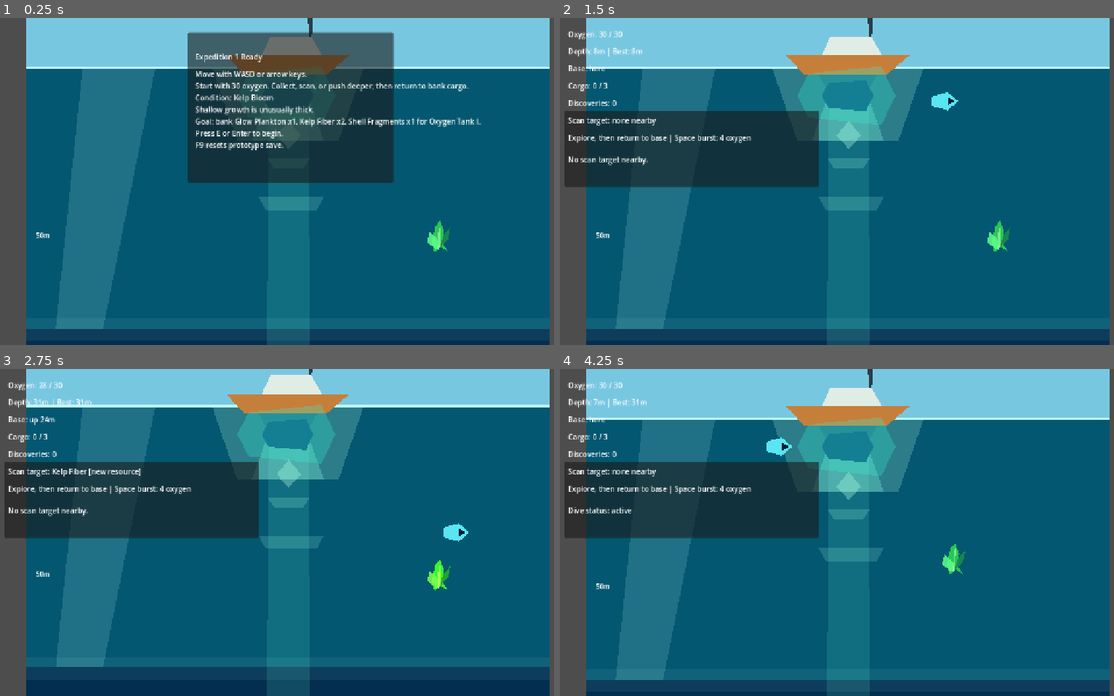
Above: before the commit, frames 1-4 (two rows, left to right).
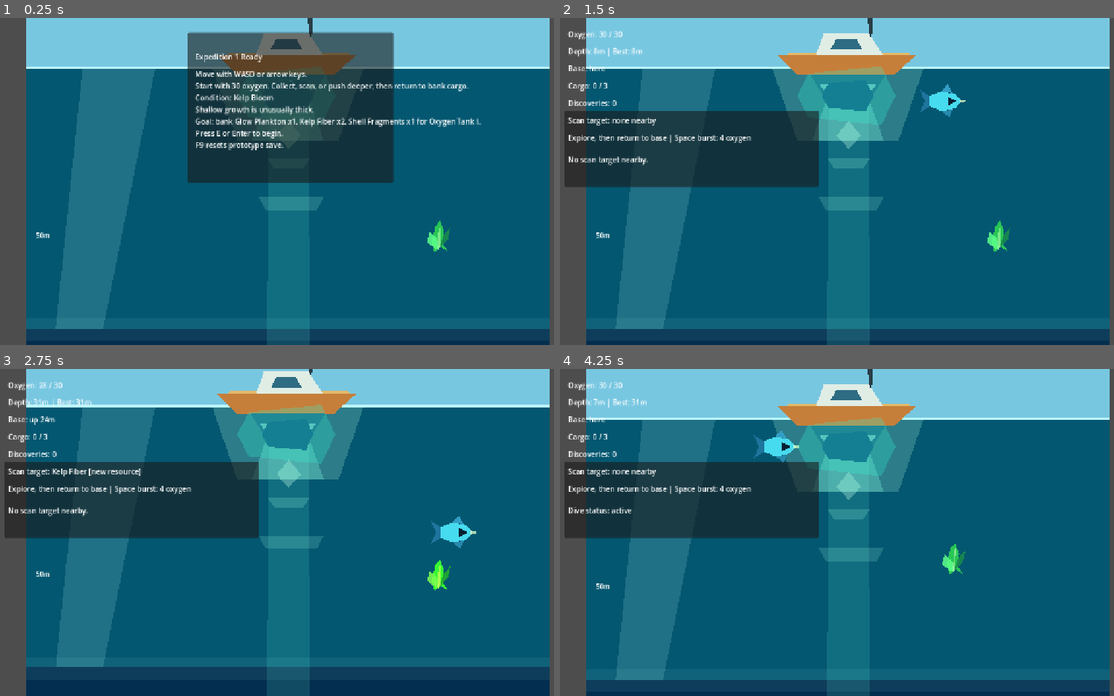
Above: after the commit, the same moments.

Repository: joeypshell/OceanGame
Game: Godot game, scene res://scenes/Main.tscn
Two runs of this game, one before a commit and one after it. Both use one fixed random seed, a clock stepped at 60 frames per second and the inputs below.
Inputs:
- Up to frame 1 (0.25 s): no input
- Up to frame 2 (1.5 s): tap Enter at 0.5 s; hold D (move_right) 0.53-1.28 s; tap E (interact) at 0.6 s; hold S (move_down) from 1.28 s (still down); tap F (scan) at 1.35 s
- Up to frame 3 (2.75 s): release S (move_down) at 2.03 s; hold D (move_right) from 2.03 s (still down); tap E (interact) at 2.1 s
- Up to frame 4 (4.25 s): release D (move_right) at 2.78 s; hold Space (burst_thruster) 2.78-3.53 s; tap F (scan) at 2.85 s; tap R (restart_dive) at 3.5 s; hold A (move_left) from 3.53 s (still down); tap E (interact) at 3.6 s

The runs differ from the first frame. In frame 1, 0.5% of the frame differs, in the area x 39-65%, y 4-18%; in frame 2, 0.8%; in frame 3, 0.9%, in the area x 39-86%, y 0-55%; in frame 4, 0.8%.

Commit message:
Resolve #147 improve player and base silhouettes

Diff:
--- a/scenes/Main.tscn
+++ b/scenes/Main.tscn
@@ -440,17 +440,29 @@
 color = Color(0.98, 1, 0.58, 0.9)
 polygon = PackedVector2Array(40, -122, 70, -122, 82, -102, 28, -102)
 
+[node name="DeckLine" type="Polygon2D" parent="SurfaceBaseArt"]
+color = Color(0.94, 0.72, 0.36, 0.9)
+polygon = PackedVector2Array(-142, -8, 148, -8, 154, 0, -150, 0)
+
 [node name="BoatHull" type="Polygon2D" parent="SurfaceBaseArt"]
 color = Color(0.78, 0.5, 0.23, 1)
-polygon = PackedVector2Array(-150, 0, 150, 0, 96, 46, -108, 46)
+polygon = PackedVector2Array(-174, -2, 168, -2, 112, 48, -124, 48)
 
 [node name="Cabin" type="Polygon2D" parent="SurfaceBaseArt"]
 color = Color(0.88, 0.93, 0.9, 1)
-polygon = PackedVector2Array(-42, -48, 56, -48, 84, 0, -64, 0)
+polygon = PackedVector2Array(-58, -56, 50, -56, 86, -2, -78, -2)
+
+[node name="CabinWindow" type="Polygon2D" parent="SurfaceBaseArt"]
+color = Color(0.12, 0.38, 0.48, 0.92)
+polygon = PackedVector2Array(-28, -42, 20, -42, 34, -16, -42, -16)
 
 [node name="LabMoonpool" type="Polygon2D" parent="SurfaceBaseArt"]
-color = Color(0.14, 0.42, 0.52, 1)
-polygon = PackedVector2Array(-72, 46, 72, 46, 44, 96, -44, 96)
+color = Color(0.1, 0.38, 0.5, 1)
+polygon = PackedVector2Array(-92, 46, 92, 46, 58, 102, -58, 102)
+
+[node name="MoonpoolRim" type="Polygon2D" parent="SurfaceBaseArt"]
+color = Color(0.62, 1, 0.92, 0.54)
+polygon = PackedVector2Array(-70, 70, 70, 70, 56, 88, -56, 88)
 
 [node name="MoonpoolLight" type="Polygon2D" parent="SurfaceBaseArt"]
 color = Color(0.52, 1, 0.88, 0.3)
@@ -469,6 +481,10 @@
 [node name="BaseCore" type="Polygon2D" parent="BaseZone"]
 color = Color(0.08, 0.5, 0.58, 1)
 polygon = PackedVector2Array(-48, -30, 44, -38, 62, 0, 44, 38, -48, 30, -64, 0)
+
+[node name="DockRim" type="Polygon2D" parent="BaseZone"]
+color = Color(0.7, 1, 0.92, 0.42)
+polygon = PackedVector2Array(-76, -42, 76, -42, 94, -18, -92, -18, -92, 18, 94, 18, 76, 42, -76, 42)
 
 [node name="CollisionShape2D" type="CollisionShape2D" parent="BaseZone"]
 shape = SubResource("CircleShape2D_base_zone")
--- a/scenes/Player.tscn
+++ b/scenes/Player.tscn
@@ -10,12 +10,28 @@
 script = ExtResource("1_player_script")
 
 [node name="Body" type="Polygon2D" parent="."]
-color = Color(0.35, 0.9, 0.95, 1)
-polygon = PackedVector2Array(-30, -12, 8, -22, 34, 0, 8, 22, -30, 12)
+color = Color(0.28, 0.86, 0.94, 1)
+polygon = PackedVector2Array(-36, -13, -8, -24, 26, -18, 42, 0, 26, 18, -8, 24, -36, 13)
+
+[node name="TailFin" type="Polygon2D" parent="."]
+color = Color(0.12, 0.46, 0.62, 1)
+polygon = PackedVector2Array(-36, -13, -60, -28, -48, 0, -60, 28, -36, 13)
+
+[node name="TopFin" type="Polygon2D" parent="."]
+color = Color(0.2, 0.62, 0.78, 1)
+polygon = PackedVector2Array(-8, -24, 8, -42, 20, -20)
+
+[node name="BottomFin" type="Polygon2D" parent="."]
+color = Color(0.16, 0.54, 0.68, 1)
+polygon = PackedVector2Array(-6, 24, 12, 40, 20, 20)
 
 [node name="Viewport" type="Polygon2D" parent="."]
 color = Color(0.02, 0.13, 0.2, 1)
-polygon = PackedVector2Array(8, -10, 26, 0, 8, 10)
+polygon = PackedVector2Array(8, -11, 30, 0, 8, 11)
+
+[node name="NoseLight" type="Polygon2D" parent="."]
+color = Color(0.9, 1, 0.78, 0.74)
+polygon = PackedVector2Array(36, -5, 56, 0, 36, 5)
 
 [node name="CollisionShape2D" type="CollisionShape2D" parent="."]
 shape = SubResource("CapsuleShape2D_player")
Not shown, changed: docs/current/GAMEPLAY.md
